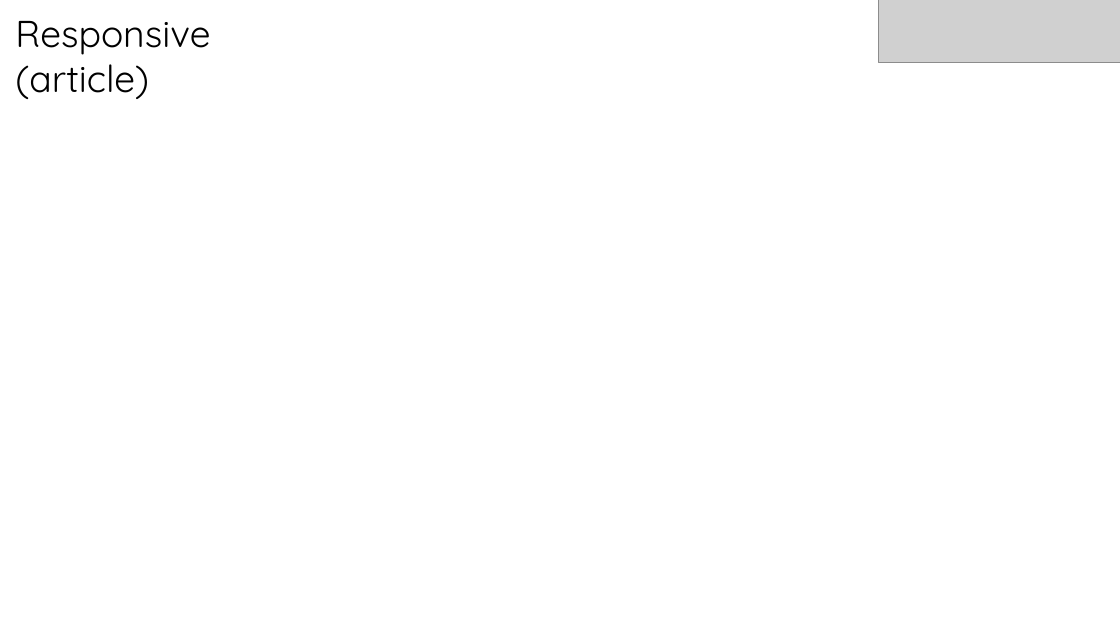
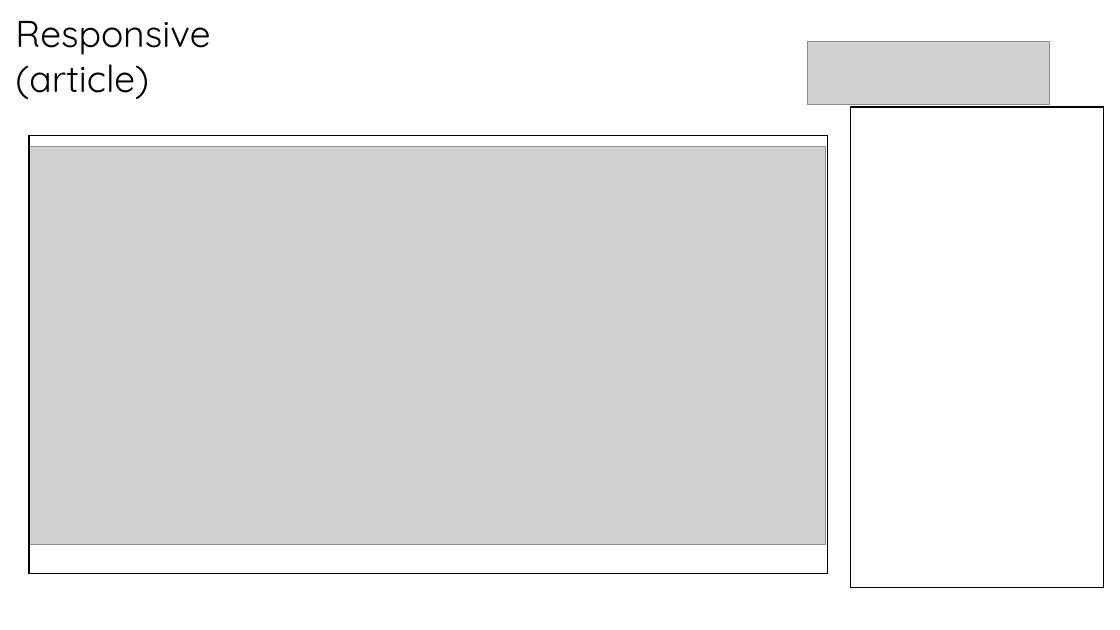
Before and after one commit to Nicolasmaes/unseen, a slide deck: slide 13 of dossier de conception.pptx (slide 12 before the commit). Drawn at 1120x630 pixels with LibreOffice and Linux fonts; fonts in the diff are those of the drawing; grey boxes stand for pictures. Boxes give left, top, right and bottom in pixels: in the first picture for what was removed or moved away, otherwise in the second. Text is boxed around its words. In the diff, an @@ line names an element or a change of style, - is before the commit and + after.

```diff
--- a/dossier de conception.pptx
+++ b/dossier de conception.pptx
@@ picture removed at box(879, 0, 1120, 63) @@
@@ picture added at box(807, 41, 1050, 104) @@
@@ rectangle added at box(850, 107, 1103, 587), outline #000000 1 pt @@
@@ picture added at box(29, 146, 826, 544) @@
@@ rectangle added at box(29, 136, 828, 574), outline #000000 1 pt @@
```
Also in this commit, not shown: 12 other slides changed, 2 slides added, 1 slide removed, 42 other files.
